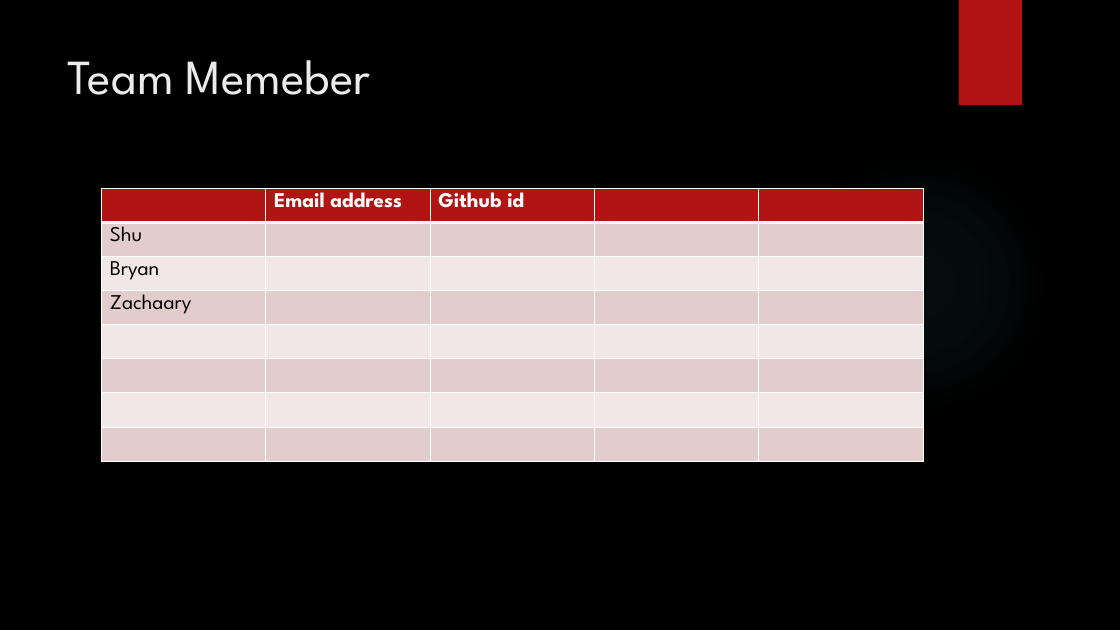
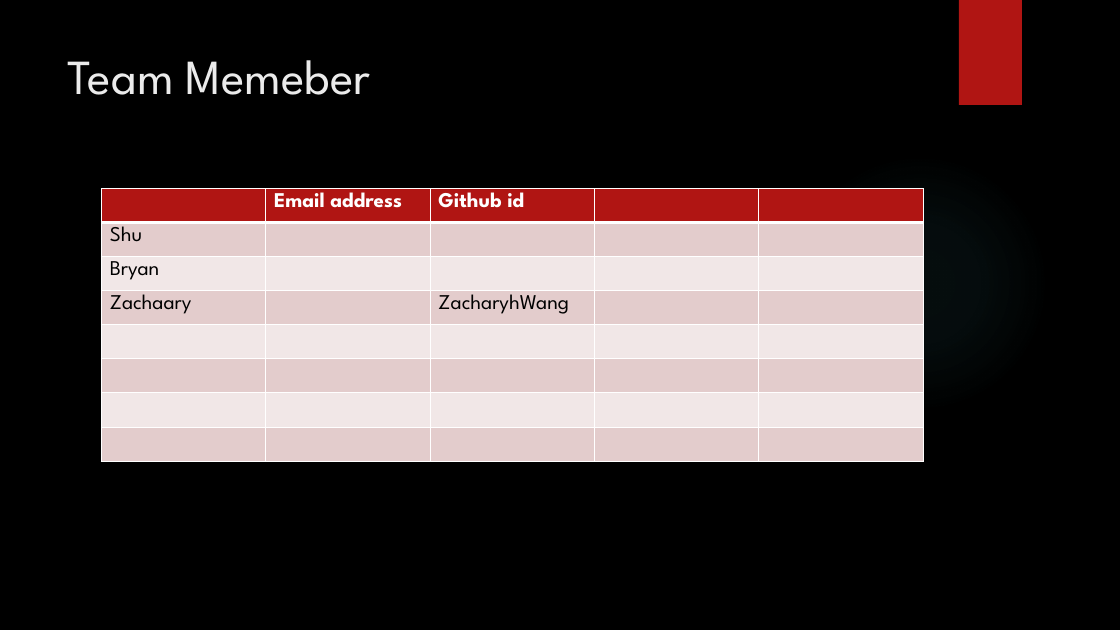
Before and after one commit to stargazingtech/build-discord-bots, a slide deck: slide 4 of discord-bot-study.pptx. Drawn at 1120x630 pixels with LibreOffice and Linux fonts; fonts in the diff are those of the drawing; background and template pictures are left out. Boxes give left, top, right and bottom in pixels: in the first picture for what was removed or moved away, otherwise in the second. Text is boxed around its words. In the diff, an @@ line names an element or a change of style, - is before the commit and + after.

Commit message:
Update discord-bot-study.pptx
amogus

```diff
--- a/discord-bot-study.pptx
+++ b/discord-bot-study.pptx
@@ table at <box>102,188,925,486</box> @@
-row 4, column 3: 
+row 4, column 3: ZacharyhWang
```
